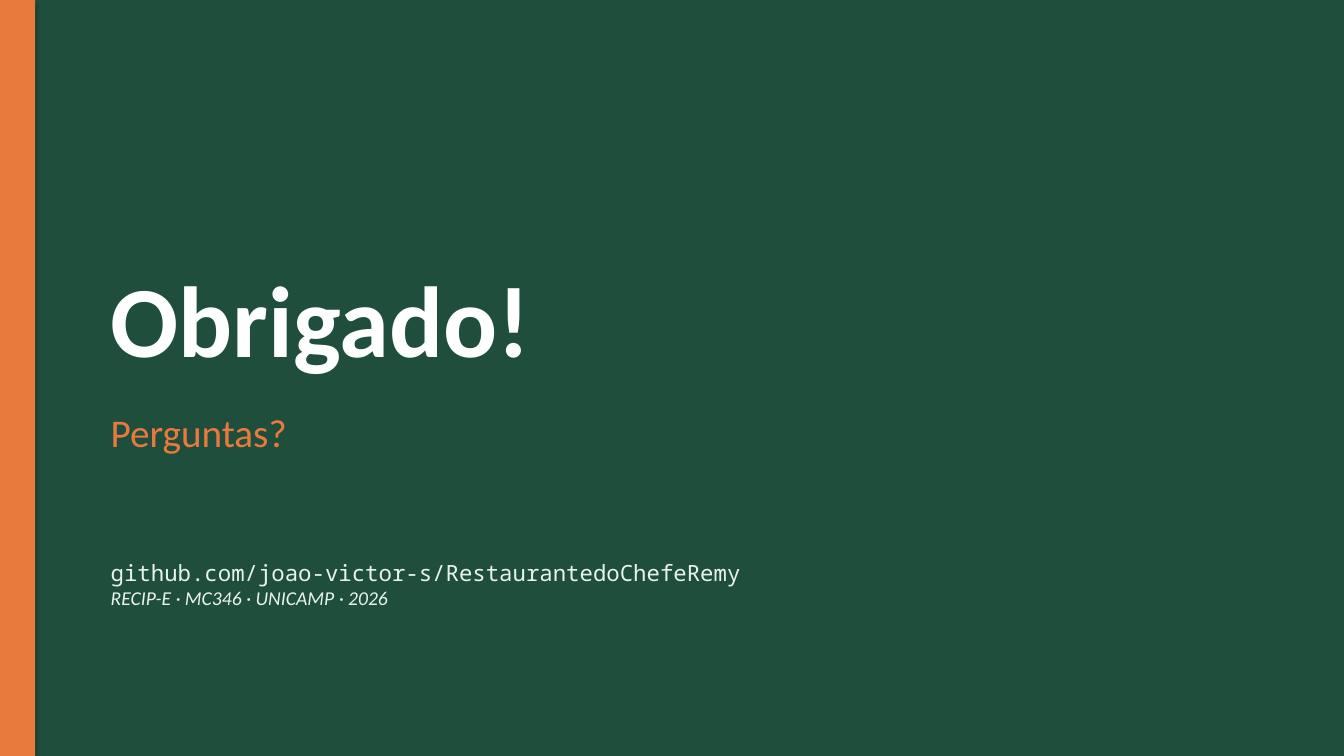
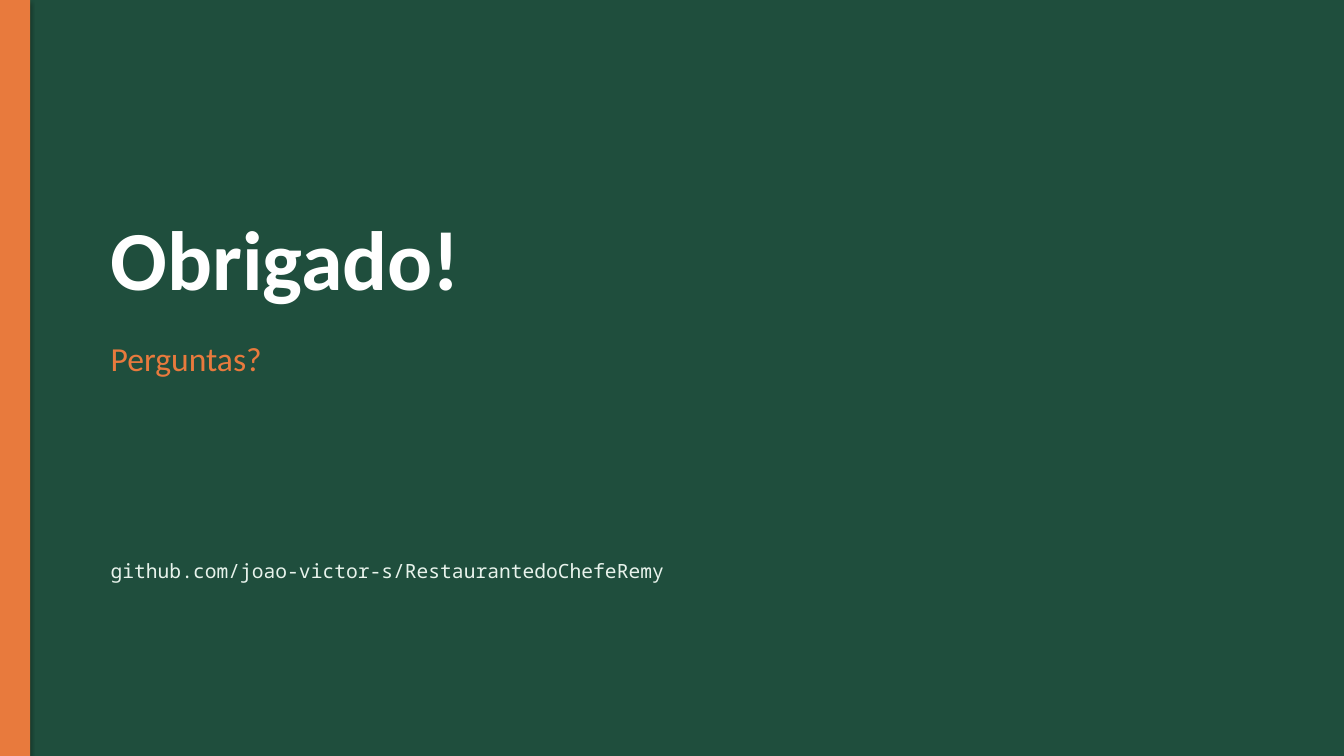
Before and after one commit to joao-victor-s/RestaurantedoChefeRemy, a slide deck: slide 10 of RECIP-E_Apresentacao_Final.pptx (slide 17 before the commit). Drawn at 1344x756 pixels with LibreOffice and Linux fonts; fonts in the diff are those of the drawing. Boxes give left, top, right and bottom in pixels: in the first picture for what was removed or moved away, otherwise in the second. Text is boxed around its words. In the diff, an @@ line names an element or a change of style, - is before the commit and + after.

```diff
--- a/RECIP-E_Apresentacao_Final.pptx
+++ b/RECIP-E_Apresentacao_Final.pptx
@@ rectangle: place and size @@
-rectangle at (0,0,35,756)
+rectangle at (0,0,30,756)
@@ text "Obrigado!": place and size @@
-text "Obrigado!" at (111,286,530,374)
+text "Obrigado!" at (111,231,460,305)
@@ text "Obrigado!" at (111,231,460,305): size 72 to 60 pt @@
@@ text "Perguntas?": place and size @@
-text "Perguntas?" at (111,420,287,454)
+text "Perguntas?" at (111,348,262,377)
@@ text "Perguntas?" at (111,348,262,377): size 28 to 24 pt @@
@@ text "github.com/joao-victor-s/RestaurantedoChefeRemy" at (111,563,664,583): size 16 to 14 pt @@
@@ text at (111,591,388,605): paragraph removed @@
-RECIP-E · MC346 · UNICAMP · 2026
```
Also in this commit, not shown: 5 other slides changed, 4 slides added, 11 slides removed, 3 other files.
